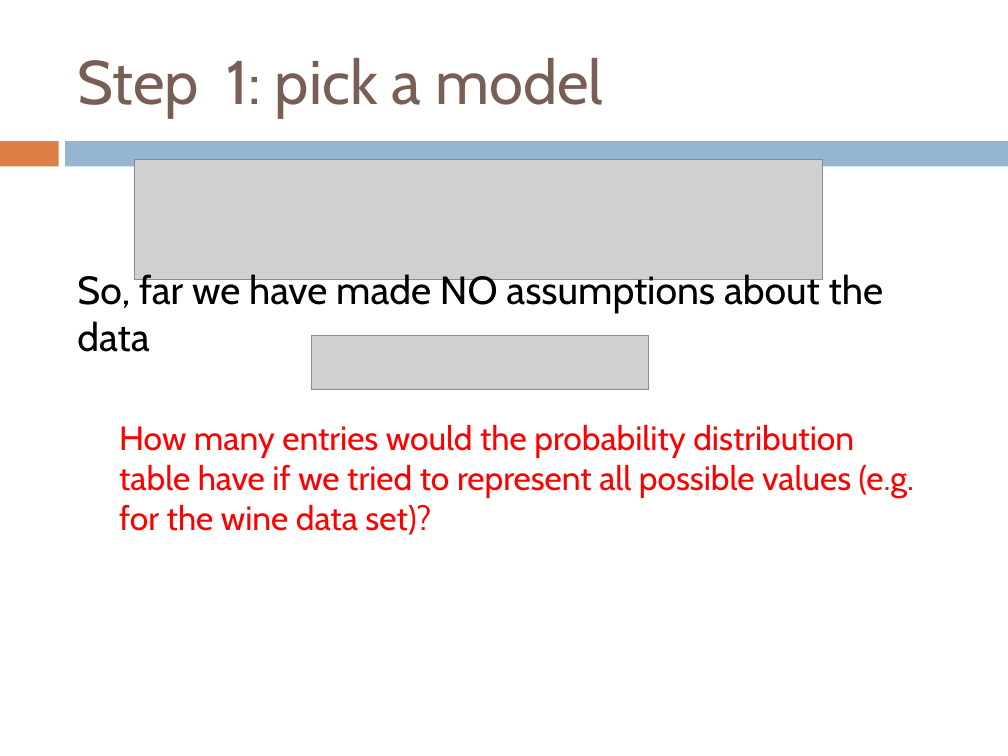
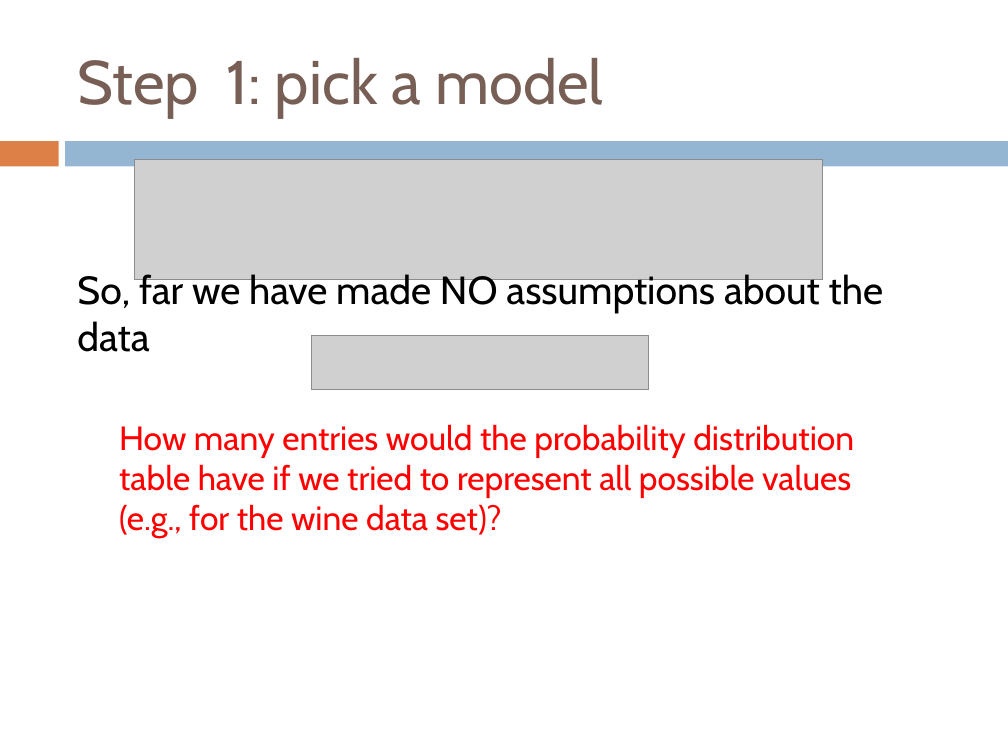
Before and after one commit to Collins-kariuk/Machine-Learning-CS158, a slide deck: slide 58 of Lectures/Lecture 13_Probability.pptx. Drawn at 1008x756 pixels with LibreOffice and Linux fonts; fonts in the diff are those of the drawing; grey boxes stand for pictures. Boxes give left, top, right and bottom in pixels: in the first picture for what was removed or moved away, otherwise in the second. Text is boxed around its words. In the diff, an @@ line names an element or a change of style, - is before the commit and + after.

```diff
--- a/Lectures/Lecture 13_Probability.pptx
+++ b/Lectures/Lecture 13_Probability.pptx
@@ text at box(119, 424, 854, 538): text changed @@
-How many entries would the probability distribution table have if we tried to represent all possible values (e.g. for the wine data set)?
+How many entries would the probability distribution table have if we tried to represent all possible values (e.g., for the wine data set)?
```
Also in this commit, not shown: 8 other slides changed.
